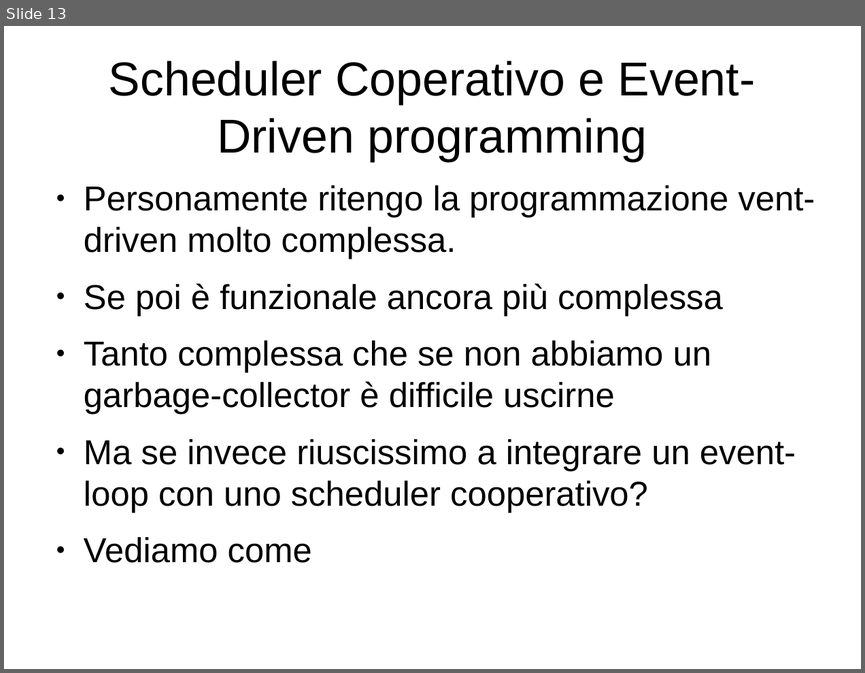
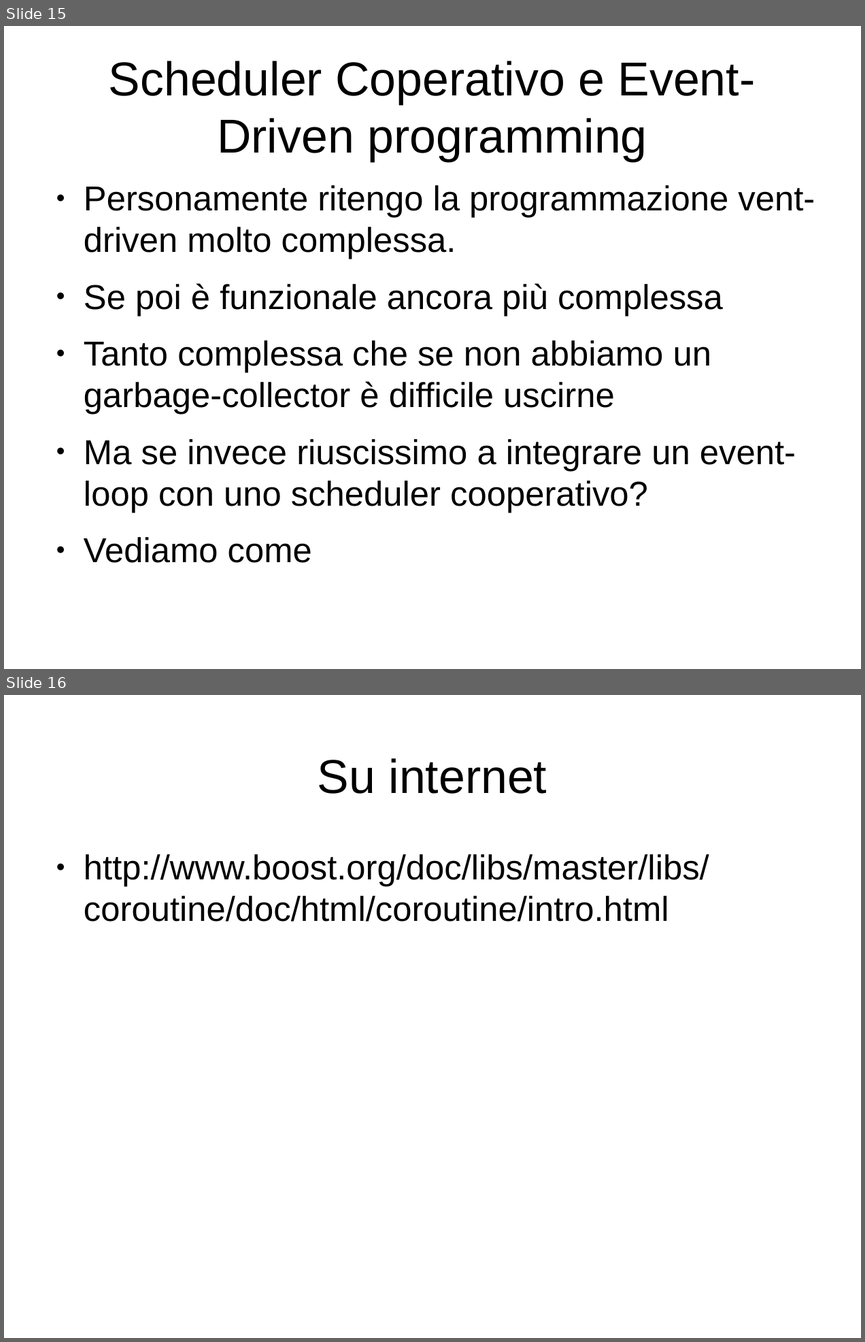
Before and after one commit to mdionisio/workshop_coroutine, a slide deck: presentazione.odp. Shown one above the other, each under a label of ours: slide 13 before the commit, slides 15 and 16 after it. The pictures are 865x673 and 865x1342 pixels, drawn with LibreOffice and Linux fonts; fonts in the diff are those of the drawing. Boxes give left, top, right and bottom in pixels: in the first picture for what was removed or moved away, otherwise in the second. Text is boxed around its words. In the diff, an @@ line names an element or a change of style, - is before the commit and + after.

```diff
--- a/presentazione.odp
+++ b/presentazione.odp
@@ slide 16 added at (4,695,861,1338), background #FFFFFF @@
@@ title added at (317,758,547,794), 44 pt, text #000000 @@
+Su internet
@@ text added at (84,854,709,921), 32 pt, text #000000 @@
+● http://www.boost.org/doc/libs/master/libs/coroutine/doc/html/coroutine/intro.html
@@ what was slide 13 is now slide 15 @@
```
Also in this commit, not shown: 3 slides changed, 4 other slides added, 2 slides removed.
